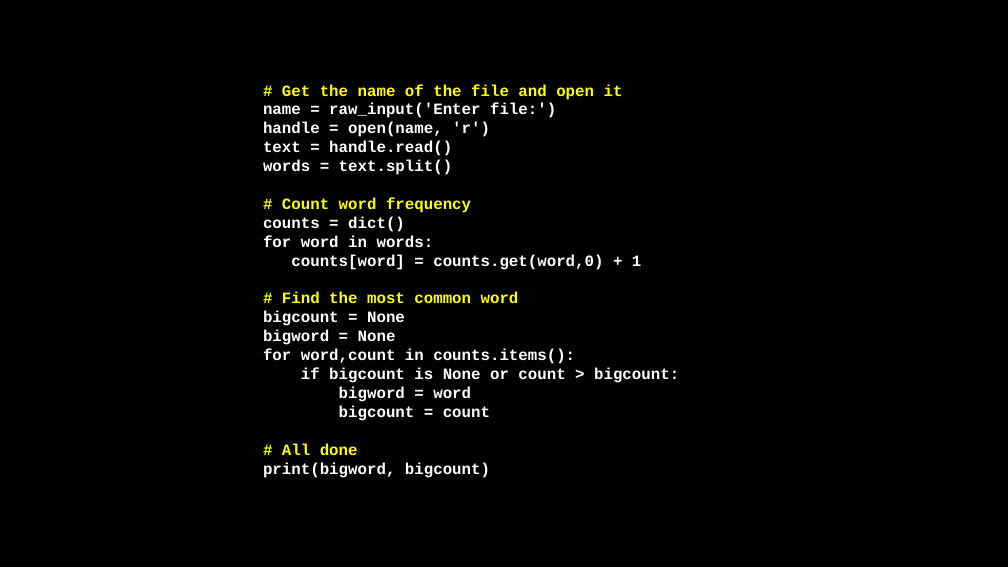
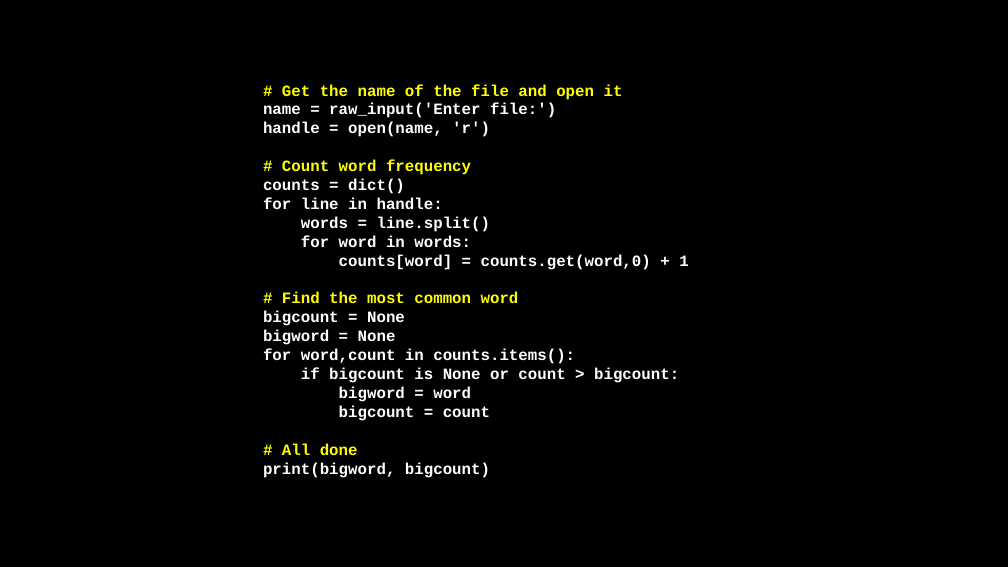
Before and after one commit to csev/py4e, a slide deck: slide 26 of lectures3/Pythonlearn-02-Expressions.pptx. Drawn at 1008x567 pixels with LibreOffice and Linux fonts; fonts in the diff are those of the drawing. Boxes give left, top, right and bottom in pixels: in the first picture for what was removed or moved away, otherwise in the second. Text is boxed around its words. In the diff, an @@ line names an element or a change of style, - is before the commit and + after.

```diff
--- a/lectures3/Pythonlearn-02-Expressions.pptx
+++ b/lectures3/Pythonlearn-02-Expressions.pptx
@@ text at box(263, 141, 453, 175): paragraphs removed @@
-text = handle.read()
-words = text.split()
@@ text at box(263, 197, 491, 232): paragraphs added @@
+for line in handle:
+words = line.split()
```
Also in this commit, not shown: 4 other files.
